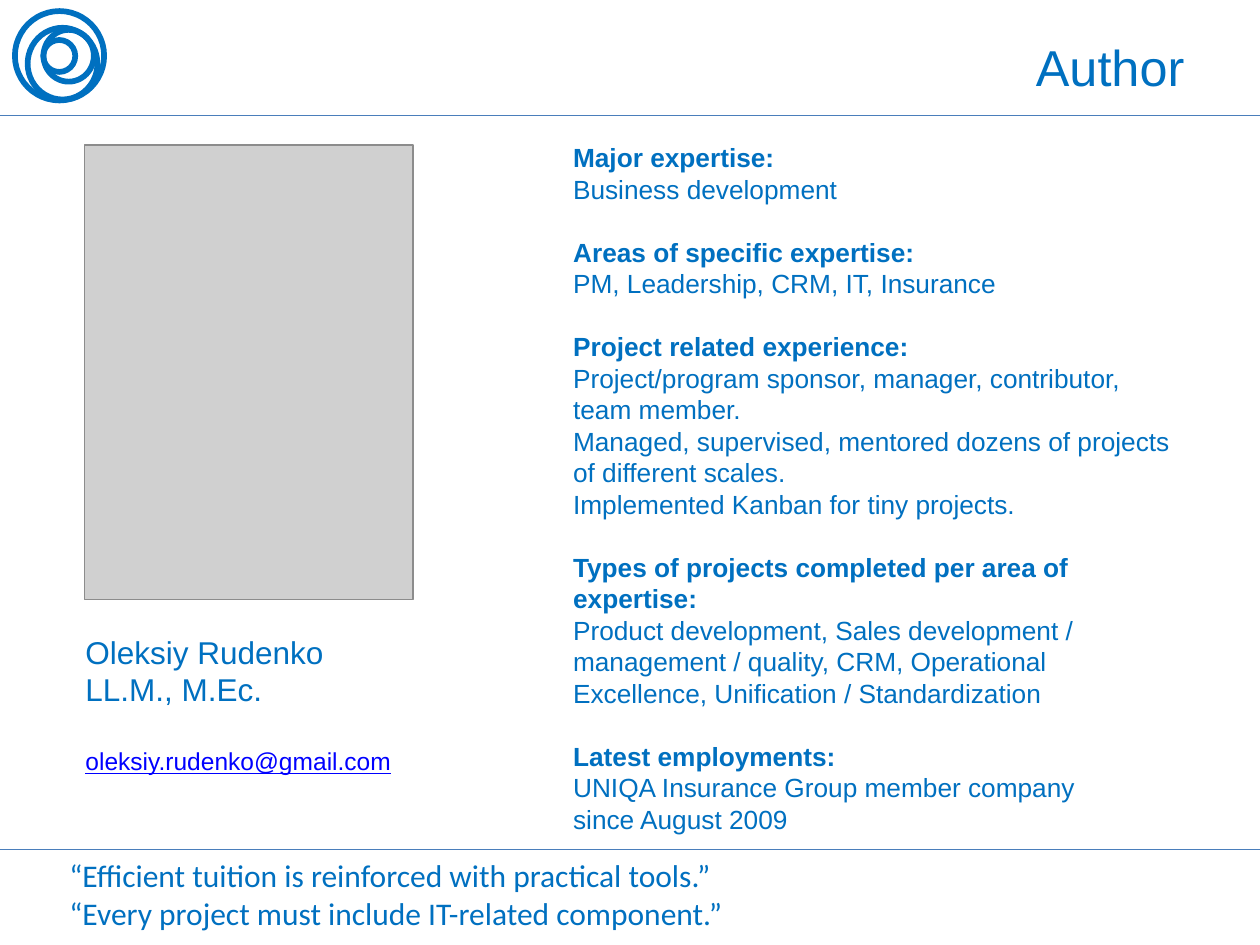
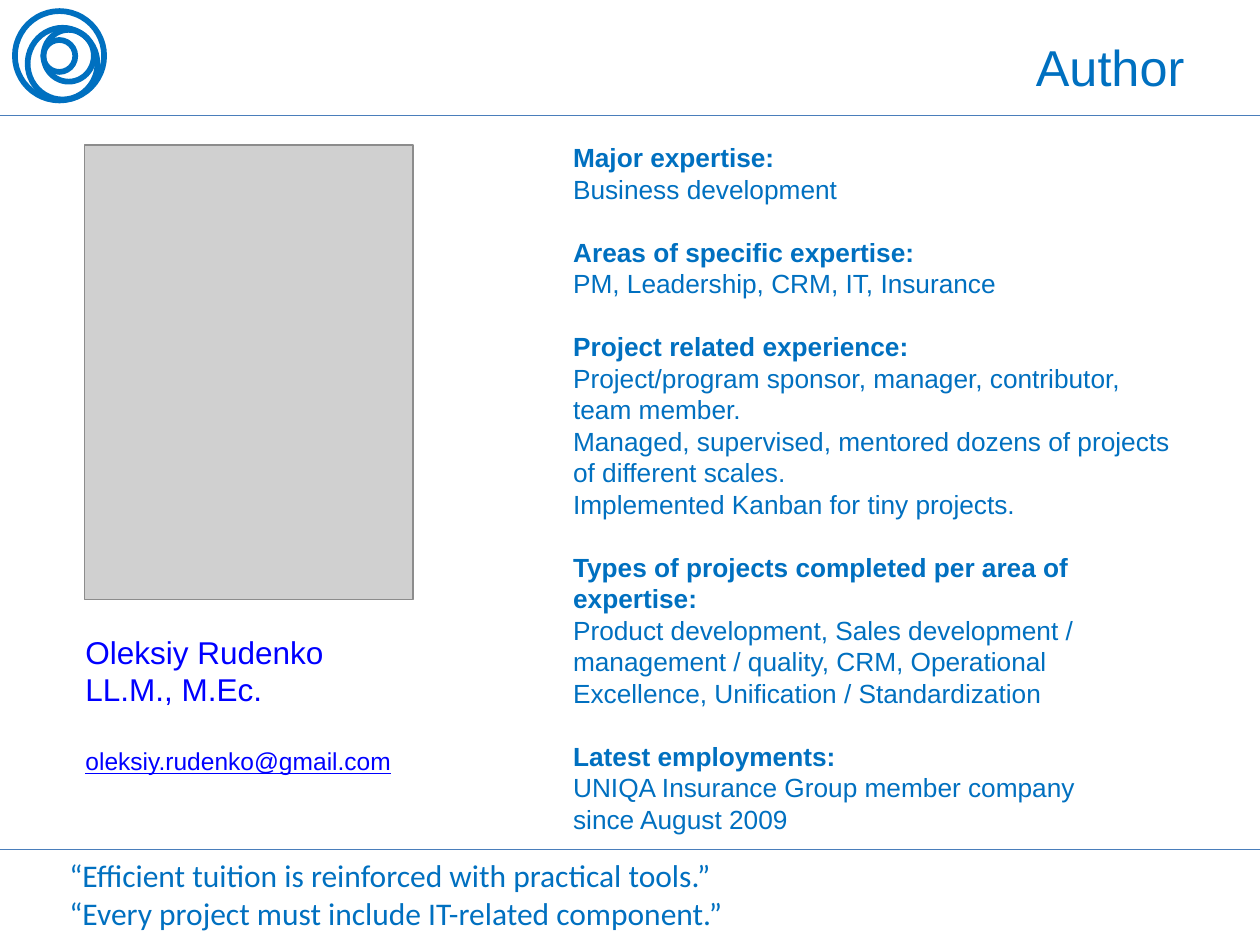
Before and after one commit to OleksiyRudenko/_under-development, a slide deck: slide 2 of PM.overview/PM -- PMBoK 5 Brief Overview -- Oleksiy Rudenko (150417 eng).pptx. Drawn at 1260x945 pixels with LibreOffice and Linux fonts; fonts in the diff are those of the drawing; grey boxes stand for pictures. Boxes give left, top, right and bottom in pixels: in the first picture for what was removed or moved away, otherwise in the second. Text is boxed around its words. In the diff, an @@ line names an element or a change of style, - is before the commit and + after.

```diff
--- a/PM.overview/PM -- PMBoK 5 Brief Overview -- Oleksiy Rudenko (150417 eng).pptx
+++ b/PM.overview/PM -- PMBoK 5 Brief Overview -- Oleksiy Rudenko (150417 eng).pptx
@@ text at [85, 641, 323, 705]: text colour #0070C0 to #0000FF in "Oleksiy Rudenko", "LL.M., M.Ec." @@
```
Also in this commit, not shown: 1 other file.
